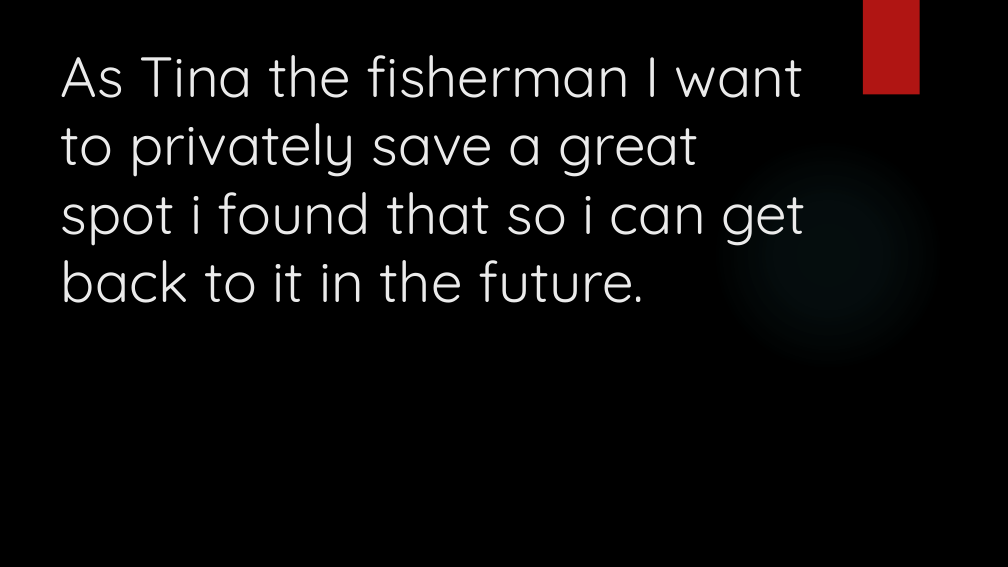
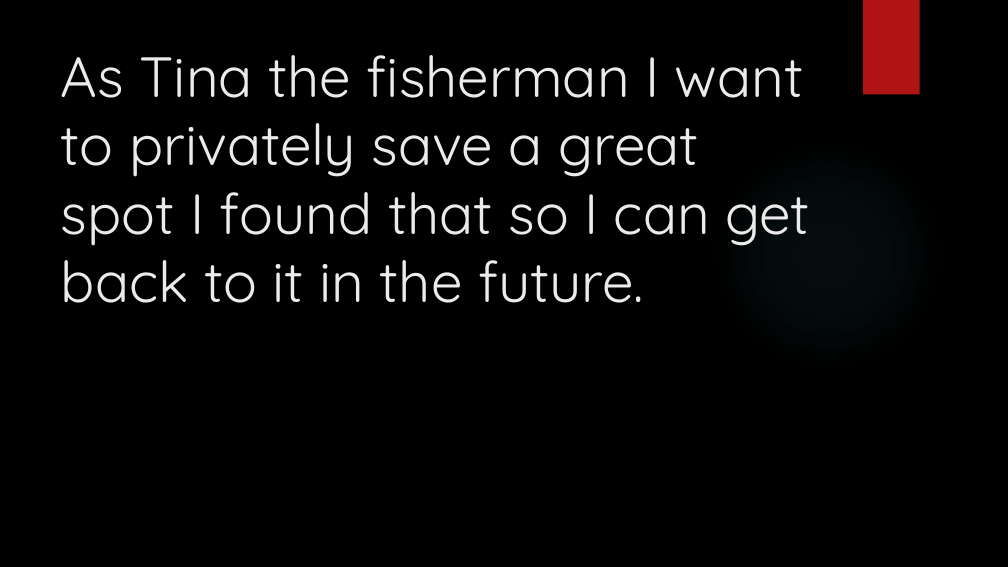
Before and after one commit to junmin-yee/Landmarked, a slide deck: slide 15 of Technology Presentation.pptx (slide 23 before the commit). Drawn at 1008x567 pixels with LibreOffice and Linux fonts; fonts in the diff are those of the drawing; background and template pictures are left out. Boxes give left, top, right and bottom in pixels: in the first picture for what was removed or moved away, otherwise in the second. Text is boxed around its words. In the diff, an @@ line names an element or a change of style, - is before the commit and + after.

```diff
--- a/Technology Presentation.pptx
+++ b/Technology Presentation.pptx
@@ title at box(61, 55, 810, 303): text changed @@
-As Tina the fisherman I want to privately save a great spot i found that so i can get back to it in the future.
+As Tina the fisherman I want to privately save a great spot I found that so I can get back to it in the future.
```
Also in this commit, not shown: 6 other slides changed, 22 slides removed.
